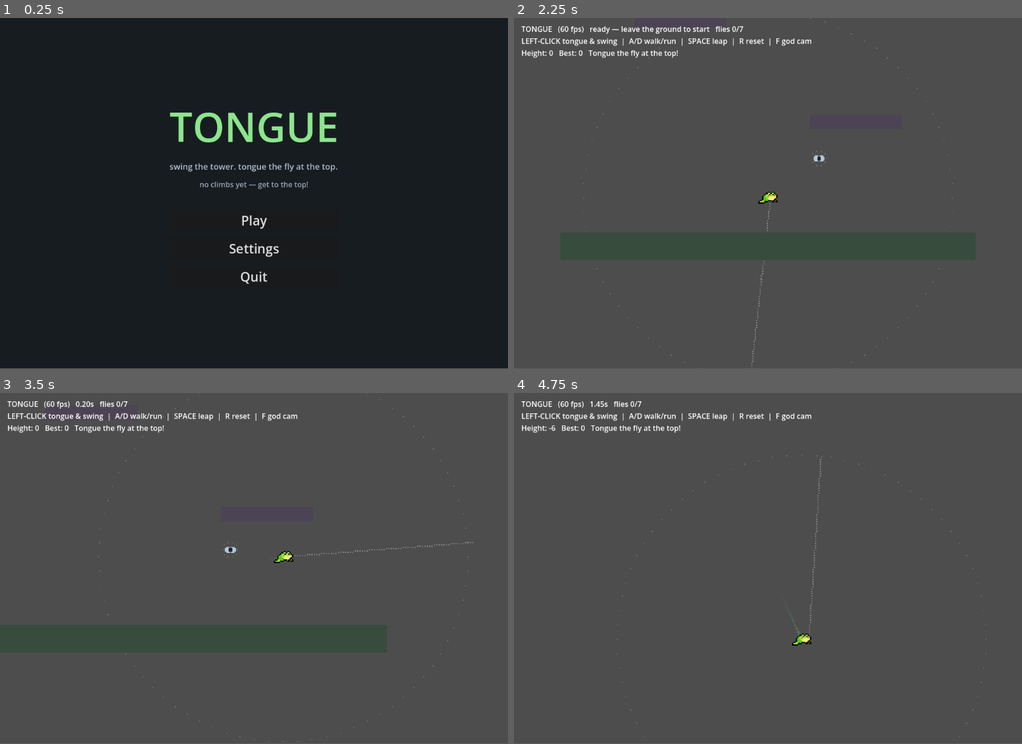
Above: before the commit, frames 1-4 (two rows, left to right).
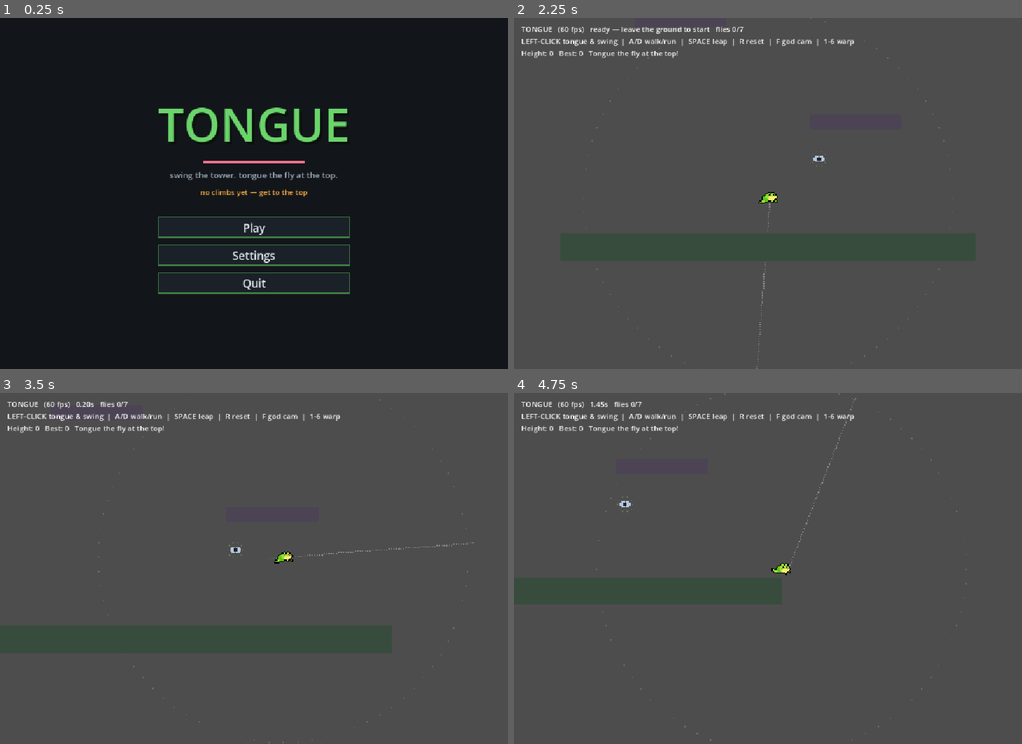
Above: after the commit, the same moments.

Repository: asg86260/Tongue
Game: Godot game, scene res://Title.tscn
Same seed, same stepped clock (60 frames per second), same inputs: the game is played once before the commit and once after it.
Inputs (mouse positions are in pixels of both pictures, inside the frame that each line leads up to):
- Up to frame 1 (0.25 s): no input
- Up to frame 2 (2.25 s): click "Settings" at 0.5 s; click "Back" at 1.25 s; click "Play" at 2 s
- Up to frame 3 (3.5 s): tap Enter at 2.75 s; move the mouse to (365, 550) at 2.77 s; hold D (move_right) from 2.78 s (still down); tap 1 at 2.85 s; click (365, 550) at 2.92 s; tap Space (jump) at 3.02, 3.32 s; tap 9 at 3.05 s
- Up to frame 4 (4.75 s): move the mouse to (666, 586) at 3.52 s; release D (move_right) at 3.53 s; hold S (move_down) 3.53-4.28 s; tap 9 at 3.6, 4.55 s; tap Space (jump) at 3.77, 4.07 s; tap 1 at 3.8 s; move the mouse to (818, 491) at 4.27 s; press the mouse at (818, 491) at 4.28 s; hold D (move_right) from 4.28 s (still down)
In our replay, the window is 800x552 before the commit and 800x553 after it. These sizes can differ from the game's own. Grey fills any space a smaller window leaves; there, only what the larger window draws over its background counts as a difference.

The runs differ from the first frame. In frame 1, 4.6% of the frame differs, in the area x 31-69%, y 25-79%; in frame 2, 1.1%; in frame 3, 1.0%; in frame 4, 1.3%.

Commit message:
Spruce up menus, fix fullscreen, add practice-warp dev tool
- Ui.gd: shared arcade-slab styling (moss/amber/tongue-pink on slate, hard
  edges, pixel-shadow wordmark). Restyles Title/Pause/Settings/WinScreen.
- Fullscreen: use Window.mode + add canvas_items stretch so menus scale (the
  toggle now actually fills the screen).
- Dev tool: number keys 1-6 warp the frog to each landing to drill a section.

Co-Authored-By: Claude Opus 4.8 <noreply@anthropic.com>

Diff:
--- a/Game.gd
+++ b/Game.gd
@@ -51,6 +51,7 @@
 var free_zoom := 1.0
 # ---- level decoration ----
 var anchor_knobs: Array = []   # Vector2 positions of grapple-only knobs (drawn as amber rings)
+var warp_points: Array[Vector2] = []   # dev tool: number keys teleport to each landing
 
 func _ready() -> void:
 	_build_level()
@@ -108,6 +109,7 @@
 	# landings: narrow skill-check ledges (no safe-rest affordance — drawn like platforms)
 	for p in lv.get("perches", []):
 		_make_static(Vector2(p[0], p[1]), Vector2(p[2], p[3]))
+		warp_points.append(Vector2(p[0], p[1] - p[3] * 0.5 - 30))   # just above the ledge
 	# grapple-only knobs
 	for a in lv.get("anchors", []):
 		_make_anchor(Vector2(a[0], a[1]), a[2])
@@ -312,6 +314,16 @@
 		add_shake(8.0)
 		play_sfx("win")
 
+func _warp_to(i: int) -> void:
+	player.global_position = warp_points[i]
+	player.linear_velocity = Vector2.ZERO
+	player.tstate = 0
+	player.tlen = 0.0
+	player.attached = false
+	player.carrying = false
+	player.carrying_goal = false
+	player.has_tongue = true
+
 func _toggle_freecam() -> void:
 	free_mode = not free_mode
 	player.freeze = free_mode      # park the frog while inspecting
@@ -336,6 +348,13 @@
 	freecam.zoom = Vector2(free_zoom, free_zoom)
 
 func _unhandled_input(event: InputEvent) -> void:
+	# dev tool: number keys 1..N warp the frog to each landing to drill a single section
+	if event is InputEventKey and event.pressed and not event.echo:
+		var k := event as InputEventKey
+		var idx: int = k.physical_keycode - KEY_1
+		if k.physical_keycode >= KEY_1 and k.physical_keycode <= KEY_9 and idx < warp_points.size():
+			_warp_to(idx)
+			return
 	if not free_mode:
 		return
 	if event is InputEventMouseButton and event.pressed:
@@ -522,4 +541,4 @@
 			return
 		var clock := "ready — leave the ground to start" if not run_started else "%.2fs" % run_time
 		var banner := "★ NEW BEST ★\n" if best_flash > 0.0 else ""
-		label.text = "%sTONGUE   (%d fps)   %s   flies %d/%d\nLEFT-CLICK tongue & swing  |  A/D walk/run  |  SPACE leap  |  R reset  |  F god cam\nHeight: %d   Best: %d   Tongue the fly at the top!" % [banner, Engine.get_frames_per_second(), clock, fly_count, fly_total, _height(), int(best)]
+		label.text = "%sTONGUE   (%d fps)   %s   flies %d/%d\nLEFT-CLICK tongue & swing  |  A/D walk/run  |  SPACE leap  |  R reset  |  F god cam  |  1-6 warp\nHeight: %d   Best: %d   Tongue the fly at the top!" % [banner, Engine.get_frames_per_second(), clock, fly_count, fly_total, _height(), int(best)]
--- a/PauseMenu.gd
+++ b/PauseMenu.gd
@@ -4,6 +4,7 @@
 # (process_mode ALWAYS). Instanced by Game. Offers Resume / Restart / Settings /
 # Quit to Title. Shares the Settings overlay with the Title screen.
 
+const Ui := preload("res://Ui.gd")
 const SettingsScene := preload("res://Settings.gd")
 const TITLE_PATH := "res://Title.tscn"
 
@@ -21,7 +22,7 @@
 	add_child(_root)
 
 	var dim := ColorRect.new()
-	dim.color = Color(0.05, 0.06, 0.08, 0.7)
+	dim.color = Ui.SCRIM
 	dim.set_anchors_preset(Control.PRESET_FULL_RECT)
 	_root.add_child(dim)
 
@@ -29,26 +30,23 @@
 	center.set_anchors_preset(Control.PRESET_FULL_RECT)
 	_root.add_child(center)
 
+	var card := PanelContainer.new()
+	card.add_theme_stylebox_override("panel", Ui.card_box())
+	center.add_child(card)
+
 	var box := VBoxContainer.new()
-	box.add_theme_constant_override("separation", 16)
+	box.add_theme_constant_override("separation", 14)
 	box.custom_minimum_size = Vector2(300, 0)
-	center.add_child(box)
+	card.add_child(box)
 
-	var title := Label.new()
-	title.text = "PAUSED"
-	title.horizontal_alignment = HORIZONTAL_ALIGNMENT_CENTER
-	title.add_theme_font_size_override("font_size", 44)
-	box.add_child(title)
+	box.add_child(Ui.heading("PAUSED", Ui.MOSS, 42))
 
-	_add_button(box, "Resume", _resume)
-	_add_button(box, "Restart", _restart)
-	_add_button(box, "Settings", _open_settings)
-	_add_button(box, "Quit to Title", _quit_to_title)
+	_add(box, Ui.button("Resume"), _resume)
+	_add(box, Ui.button("Restart"), _restart)
+	_add(box, Ui.button("Settings"), _open_settings)
+	_add(box, Ui.button("Quit to Title", Ui.TONGUE), _quit_to_title)
 
-func _add_button(box: VBoxContainer, text: String, cb: Callable) -> void:
-	var b := Button.new()
-	b.text = text
-	b.add_theme_font_size_override("font_size", 26)
+func _add(box: VBoxContainer, b: Button, cb: Callable) -> void:
 	b.pressed.connect(cb)
 	box.add_child(b)
 
--- a/Save.gd
+++ b/Save.gd
@@ -40,8 +40,9 @@
 func apply_settings() -> void:
 	var db := linear_to_db(volume) if volume > 0.0005 else -80.0
 	AudioServer.set_bus_volume_db(0, db)
-	DisplayServer.window_set_mode(
-		DisplayServer.WINDOW_MODE_FULLSCREEN if fullscreen else DisplayServer.WINDOW_MODE_WINDOWED)
+	var w := get_window()
+	if w:
+		w.mode = Window.MODE_FULLSCREEN if fullscreen else Window.MODE_WINDOWED
 
 func set_volume(v: float) -> void:
 	volume = clamp(v, 0.0, 1.0)
--- a/Settings.gd
+++ b/Settings.gd
@@ -3,6 +3,8 @@
 # Reusable settings overlay (volume + fullscreen), built in code. Instanced by both
 # the Title screen and the in-game pause menu. Emits `closed` when the player backs out.
 # Reads/writes the Save autoload so changes persist immediately.
+
+const Ui := preload("res://Ui.gd")
 
 signal closed
 
@@ -11,7 +13,7 @@
 	mouse_filter = Control.MOUSE_FILTER_STOP   # swallow clicks meant for the menu
 
 	var dim := ColorRect.new()
-	dim.color = Color(0.05, 0.06, 0.08, 0.85)
+	dim.color = Ui.SCRIM
 	dim.set_anchors_preset(Control.PRESET_FULL_RECT)
 	add_child(dim)
 
@@ -19,25 +21,24 @@
 	center.set_anchors_preset(Control.PRESET_FULL_RECT)
 	add_child(center)
 
+	var card := PanelContainer.new()
+	card.add_theme_stylebox_override("panel", Ui.card_box())
+	center.add_child(card)
+
 	var box := VBoxContainer.new()
-	box.add_theme_constant_override("separation", 18)
-	box.custom_minimum_size = Vector2(360, 0)
-	center.add_child(box)
+	box.add_theme_constant_override("separation", 20)
+	box.custom_minimum_size = Vector2(380, 0)
+	card.add_child(box)
 
-	var title := Label.new()
-	title.text = "SETTINGS"
-	title.horizontal_alignment = HORIZONTAL_ALIGNMENT_CENTER
-	title.add_theme_font_size_override("font_size", 40)
-	box.add_child(title)
+	box.add_child(Ui.heading("SETTINGS"))
 
 	# volume row
 	var vrow := HBoxContainer.new()
-	vrow.add_theme_constant_override("separation", 12)
+	vrow.add_theme_constant_override("separation", 14)
 	box.add_child(vrow)
-	var vlabel := Label.new()
-	vlabel.text = "Volume"
+	var vlabel := Ui.text("Volume", Ui.MIST, 22)
+	vlabel.horizontal_alignment = HORIZONTAL_ALIGNMENT_LEFT
 	vlabel.custom_minimum_size = Vector2(130, 0)
-	vlabel.add_theme_font_size_override("font_size", 22)
 	vrow.add_child(vlabel)
 	var slider := HSlider.new()
 	slider.min_value = 0.0
@@ -46,27 +47,24 @@
 	slider.value = Save.volume
 	slider.custom_minimum_size = Vector2(200, 0)
 	slider.size_flags_horizontal = Control.SIZE_EXPAND_FILL
+	slider.size_flags_vertical = Control.SIZE_SHRINK_CENTER
 	slider.value_changed.connect(func(v): Save.set_volume(v))
 	vrow.add_child(slider)
 
 	# fullscreen row
 	var frow := HBoxContainer.new()
-	frow.add_theme_constant_override("separation", 12)
+	frow.add_theme_constant_override("separation", 14)
 	box.add_child(frow)
-	var flabel := Label.new()
-	flabel.text = "Fullscreen"
+	var flabel := Ui.text("Fullscreen", Ui.MIST, 22)
+	flabel.horizontal_alignment = HORIZONTAL_ALIGNMENT_LEFT
 	flabel.custom_minimum_size = Vector2(130, 0)
-	flabel.add_theme_font_size_override("font_size", 22)
 	frow.add_child(flabel)
 	var check := CheckButton.new()
 	check.button_pressed = Save.fullscreen
 	check.toggled.connect(func(on): Save.set_fullscreen(on))
 	frow.add_child(check)
 
-	# back
-	var back := Button.new()
-	back.text = "Back"
-	back.add_theme_font_size_override("font_size", 24)
+	var back := Ui.button("Back")
 	back.pressed.connect(_close)
 	box.add_child(back)
 
--- a/Title.gd
+++ b/Title.gd
@@ -3,6 +3,7 @@
 # Title screen (boot scene). Shows the game name + best stats and offers
 # Play / Settings / Quit. Built in code; shares the Settings overlay with pause.
 
+const Ui := preload("res://Ui.gd")
 const SettingsScene := preload("res://Settings.gd")
 const GAME_PATH := "res://Main.tscn"
 
@@ -13,7 +14,7 @@
 	set_anchors_preset(Control.PRESET_FULL_RECT)
 
 	var bg := ColorRect.new()
-	bg.color = Color(0.09, 0.11, 0.13)
+	bg.color = Ui.INK
 	bg.set_anchors_preset(Control.PRESET_FULL_RECT)
 	add_child(bg)
 
@@ -26,50 +27,37 @@
 	_menu.add_child(center)
 
 	var box := VBoxContainer.new()
-	box.add_theme_constant_override("separation", 14)
-	box.custom_minimum_size = Vector2(320, 0)
+	box.add_theme_constant_override("separation", 12)
+	box.custom_minimum_size = Vector2(340, 0)
 	box.alignment = BoxContainer.ALIGNMENT_CENTER
 	center.add_child(box)
 
-	var title := Label.new()
-	title.text = "TONGUE"
-	title.horizontal_alignment = HORIZONTAL_ALIGNMENT_CENTER
-	title.add_theme_font_size_override("font_size", 88)
-	title.add_theme_color_override("font_color", Color(0.55, 0.9, 0.55))
-	box.add_child(title)
+	box.add_child(Ui.wordmark("TONGUE", 100))
+	box.add_child(Ui.tongue_rule(220))
 
-	var sub := Label.new()
-	sub.text = "swing the tower. tongue the fly at the top."
-	sub.horizontal_alignment = HORIZONTAL_ALIGNMENT_CENTER
-	sub.add_theme_font_size_override("font_size", 18)
-	sub.add_theme_color_override("font_color", Color(0.7, 0.75, 0.8))
+	var sub := Ui.text("swing the tower. tongue the fly at the top.", Ui.MIST, 18)
 	box.add_child(sub)
 
-	var stats := Label.new()
-	stats.text = _stats_text()
-	stats.horizontal_alignment = HORIZONTAL_ALIGNMENT_CENTER
-	stats.add_theme_font_size_override("font_size", 16)
-	stats.add_theme_color_override("font_color", Color(0.6, 0.65, 0.7))
-	box.add_child(stats)
+	box.add_child(_stats_label())
 
 	var spacer := Control.new()
-	spacer.custom_minimum_size = Vector2(0, 16)
+	spacer.custom_minimum_size = Vector2(0, 18)
 	box.add_child(spacer)
 
-	_add_button(box, "Play", _play)
-	_add_button(box, "Settings", _open_settings)
-	_add_button(box, "Quit", _quit)
+	_add(box, Ui.button("Play", Ui.MOSS), _play)
+	_add(box, Ui.button("Settings", Ui.MOSS), _open_settings)
+	_add(box, Ui.button("Quit", Ui.TONGUE), _quit)
 
-func _stats_text() -> String:
+func _stats_label() -> Label:
+	var s: String
 	if Save.best_height <= 0 and Save.best_time <= 0.0:
-		return "no climbs yet — get to the top!"
-	var t := "best time —" if Save.best_time <= 0.0 else "best time %.2fs" % Save.best_time
-	return "best height %d    %s    flies %d" % [Save.best_height, t, Save.flies_found]
+		s = "no climbs yet — get to the top"
+	else:
+		var t := "—" if Save.best_time <= 0.0 else "%.2fs" % Save.best_time
+		s = "best  %dm     time  %s     flies  %d" % [Save.best_height, t, Save.flies_found]
+	return Ui.text(s, Ui.AMBER, 16)
 
-func _add_button(box: VBoxContainer, text: String, cb: Callable) -> void:
-	var b := Button.new()
-	b.text = text
-	b.add_theme_font_size_override("font_size", 28)
+func _add(box: VBoxContainer, b: Button, cb: Callable) -> void:
 	b.pressed.connect(cb)
 	box.add_child(b)
 
--- /dev/null
+++ b/Ui.gd
@@ -0,0 +1,96 @@
+extends RefCounted
+
+# Shared menu styling so every screen reads as one game. Arcade pixel-slabs on slate:
+# moss-green (the frog) leads, amber (grapple knobs) marks data, tongue-pink warns.
+# Hard edges, no rounding, a thick bottom border for slab depth.
+
+const INK := Color("12161a")        # background slate
+const PANEL := Color("1b2128")      # slab fill
+const PANEL_HI := Color("232c34")   # slab fill, hovered
+const PANEL_LO := Color("0f1318")   # slab fill, pressed
+const CARD := Color(0.08, 0.10, 0.13, 0.95)   # overlay card
+const SCRIM := Color(0.04, 0.05, 0.07, 0.78)  # dim behind overlays
+const MOSS := Color("6bd46b")       # primary (the frog)
+const MOSS_DIM := Color("3f7a45")   # quiet borders
+const AMBER := Color("f2a63f")      # data / highlights (grapple knobs)
+const TONGUE := Color("f2728c")     # danger / quit
+const MIST := Color("9aa6b2")       # muted text
+const BONE := Color("e8edf2")       # bright text
+
+static func _box(bg: Color, border: Color, top := 8, bottom := 6) -> StyleBoxFlat:
+	var s := StyleBoxFlat.new()
+	s.bg_color = bg
+	s.set_corner_radius_all(0)        # arcade hard edges
+	s.set_border_width_all(2)
+	s.border_width_bottom = 4         # slab depth
+	s.border_color = border
+	s.content_margin_left = 20
+	s.content_margin_right = 20
+	s.content_margin_top = top
+	s.content_margin_bottom = bottom
+	return s
+
+# A slab button. `accent` recolors the border/hover text (TONGUE for Quit, etc.).
+static func button(text: String, accent := MOSS) -> Button:
+	var b := Button.new()
+	b.text = text
+	b.focus_mode = Control.FOCUS_ALL
+	b.size_flags_horizontal = Control.SIZE_EXPAND_FILL
+	b.add_theme_font_size_override("font_size", 24)
+	b.add_theme_color_override("font_color", BONE)
+	b.add_theme_color_override("font_hover_color", accent)
+	b.add_theme_color_override("font_focus_color", accent)
+	b.add_theme_color_override("font_pressed_color", accent)
+	b.add_theme_stylebox_override("normal", _box(PANEL, MOSS_DIM))
+	b.add_theme_stylebox_override("hover", _box(PANEL_HI, accent))
+	b.add_theme_stylebox_override("pressed", _box(PANEL_LO, accent, 10, 4))
+	b.add_theme_stylebox_override("focus", _box(Color(0, 0, 0, 0), accent))
+	return b
+
+# The wordmark: chunky moss with a hard pixel drop-shadow.
+static func wordmark(text: String, size := 96) -> Label:
+	var l := Label.new()
+	l.text = text
+	l.horizontal_alignment = HORIZONTAL_ALIGNMENT_CENTER
+	l.add_theme_font_size_override("font_size", size)
+	l.add_theme_color_override("font_color", MOSS)
+	l.add_theme_color_override("font_shadow_color", Color("08110a"))
+	l.add_theme_constant_override("shadow_offset_x", 5)
+	l.add_theme_constant_override("shadow_offset_y", 6)
+	l.add_theme_constant_override("shadow_outline_size", 0)
+	return l
+
+# Smaller heading for overlay panels (PAUSED / SETTINGS).
+static func heading(text: String, col := BONE, size := 38) -> Label:
+	var l := Label.new()
+	l.text = text
+	l.horizontal_alignment = HORIZONTAL_ALIGNMENT_CENTER
+	l.add_theme_font_size_override("font_size", size)
+	l.add_theme_color_override("font_color", col)
+	return l
+
+static func text(s: String, col := MIST, size := 18) -> Label:
+	var l := Label.new()
+	l.text = s
+	l.horizontal_alignment = HORIZONTAL_ALIGNMENT_CENTER
+	l.add_theme_font_size_override("font_size", size)
+	l.add_theme_color_override("font_color", col)
+	return l
+
+static func card_box() -> StyleBoxFlat:
+	var s := StyleBoxFlat.new()
+	s.bg_color = CARD
+	s.set_corner_radius_all(0)
+	s.set_border_width_all(2)
+	s.border_width_bottom = 5
+	s.border_color = MOSS_DIM
+	s.set_content_margin_all(34)
+	return s
+
+# A thin tongue-pink rule — the signature mark under the wordmark.
+static func tongue_rule(width: int) -> Control:
+	var r := ColorRect.new()
+	r.color = TONGUE
+	r.custom_minimum_size = Vector2(width, 5)
+	r.size_flags_horizontal = Control.SIZE_SHRINK_CENTER
+	return r
--- a/WinScreen.gd
+++ b/WinScreen.gd
@@ -4,6 +4,7 @@
 # still plays behind it) with the run's stats and Retry / Quit to Title.
 # Instanced hidden by Game; revealed via show_win(...).
 
+const Ui := preload("res://Ui.gd")
 const TITLE_PATH := "res://Title.tscn"
 
 func _ready() -> void:
@@ -22,52 +23,33 @@
 	root.add_child(center)
 
 	var card := PanelContainer.new()
-	var sb := StyleBoxFlat.new()
-	sb.bg_color = Color(0.07, 0.09, 0.11, 0.88)
-	sb.set_content_margin_all(28)
-	sb.set_corner_radius_all(8)
-	card.add_theme_stylebox_override("panel", sb)
+	card.add_theme_stylebox_override("panel", Ui.card_box())
 	center.add_child(card)
 
 	var box := VBoxContainer.new()
 	box.add_theme_constant_override("separation", 12)
-	box.custom_minimum_size = Vector2(300, 0)
+	box.custom_minimum_size = Vector2(320, 0)
 	card.add_child(box)
 
-	var title := Label.new()
-	title.text = "GOT THE FLY!"
-	title.horizontal_alignment = HORIZONTAL_ALIGNMENT_CENTER
-	title.add_theme_font_size_override("font_size", 48)
-	title.add_theme_color_override("font_color", Color(0.6, 0.95, 0.55))
-	box.add_child(title)
+	box.add_child(Ui.heading("GOT THE FLY", Ui.MOSS, 48))
+	box.add_child(Ui.tongue_rule(180))
 
 	if new_best:
-		var nb := Label.new()
-		nb.text = "★ NEW BEST ★"
-		nb.horizontal_alignment = HORIZONTAL_ALIGNMENT_CENTER
-		nb.add_theme_font_size_override("font_size", 22)
-		nb.add_theme_color_override("font_color", Color(1.0, 0.9, 0.4))
-		box.add_child(nb)
+		box.add_child(Ui.text("★ NEW BEST ★", Ui.AMBER, 22))
 
-	var stats := Label.new()
-	stats.text = "time  %.2fs\nheight  %dm\nflies  %d / %d" % [time, height, flies, fly_total]
-	stats.horizontal_alignment = HORIZONTAL_ALIGNMENT_CENTER
-	stats.add_theme_font_size_override("font_size", 22)
-	box.add_child(stats)
+	box.add_child(Ui.text("time  %.2fs" % time, Ui.BONE, 22))
+	box.add_child(Ui.text("height  %dm     flies  %d / %d" % [height, flies, fly_total], Ui.AMBER, 18))
 
 	var spacer := Control.new()
-	spacer.custom_minimum_size = Vector2(0, 10)
+	spacer.custom_minimum_size = Vector2(0, 12)
 	box.add_child(spacer)
 
-	_add_button(box, "Retry", _retry)
-	_add_button(box, "Quit to Title", _quit_to_title)
+	_add(box, Ui.button("Retry"), _retry)
+	_add(box, Ui.button("Quit to Title", Ui.TONGUE), _quit_to_title)
 
 	visible = true
 
-func _add_button(box: VBoxContainer, text: String, cb: Callable) -> void:
-	var b := Button.new()
-	b.text = text
-	b.add_theme_font_size_override("font_size", 24)
+func _add(box: VBoxContainer, b: Button, cb: Callable) -> void:
 	b.pressed.connect(cb)
 	box.add_child(b)
 
--- a/project.godot
+++ b/project.godot
@@ -22,6 +22,8 @@
 
 window/size/viewport_width=1100
 window/size/viewport_height=760
+window/stretch/mode="canvas_items"
+window/stretch/aspect="expand"
 window/vsync/vsync_mode=0
 
 [physics]
Not shown, added: WinScreen.gd.uid
